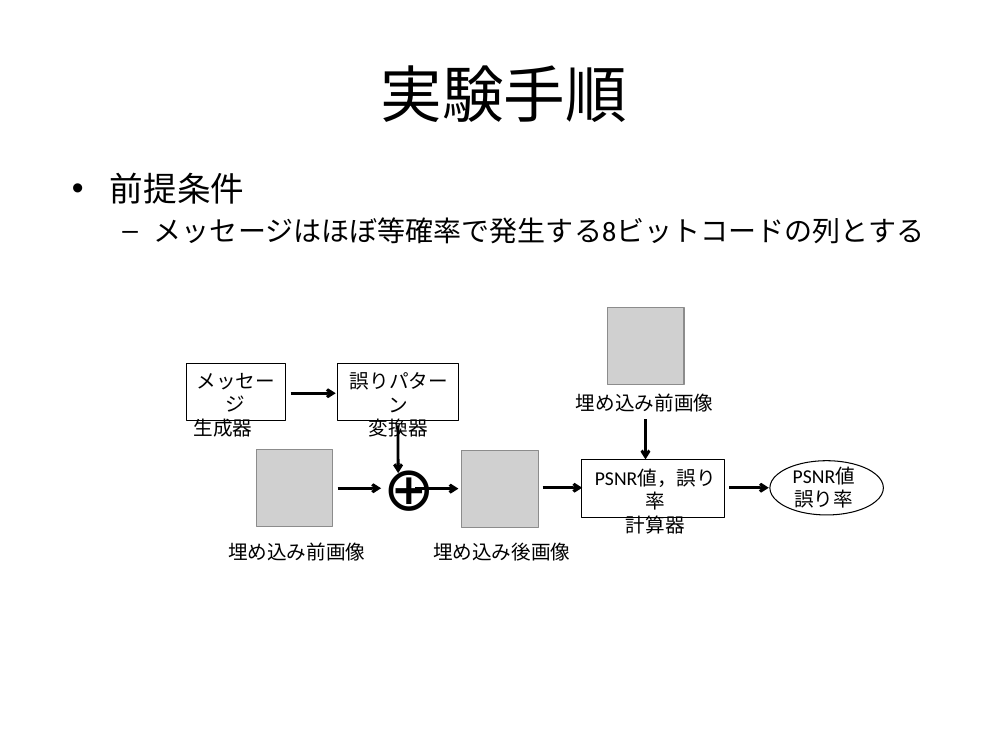
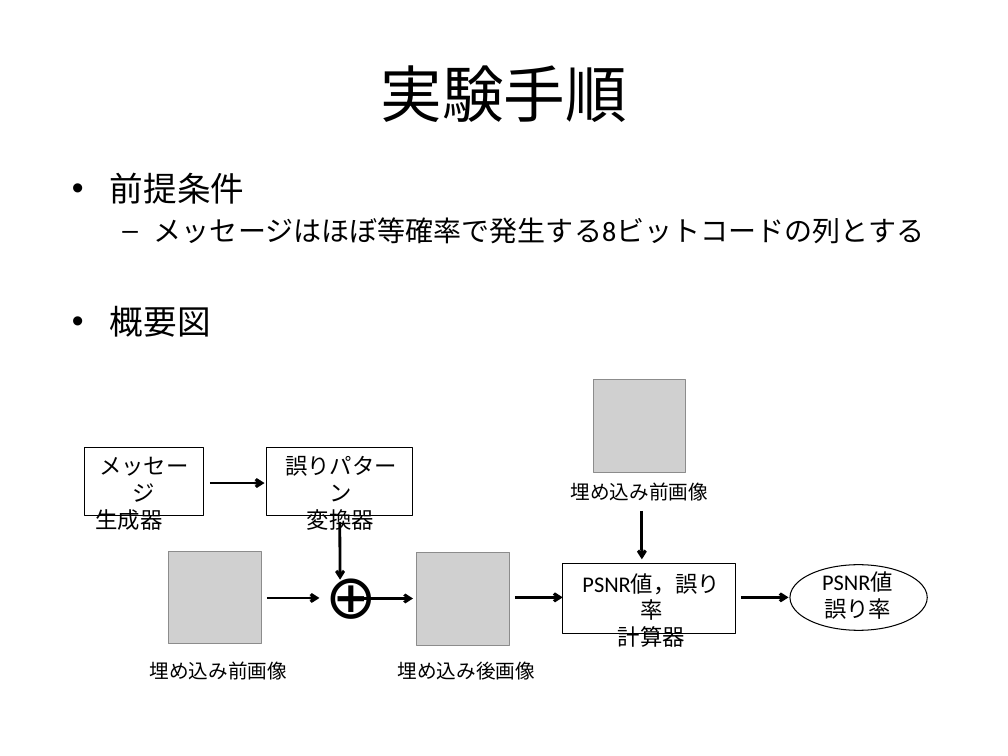
Before and after one commit to sakuna63/TestForCodingWithCostFunction, a slide deck: slide 7 of documents/MidtermReport/slide/j0929.pptx. Drawn at 1008x756 pixels with LibreOffice and Linux fonts; fonts in the diff are those of the drawing; grey boxes stand for pictures; background and template pictures are left out. Boxes give left, top, right and bottom in pixels: in the first picture for what was removed or moved away, otherwise in the second. Text is boxed around its words. In the diff, an @@ line names an element or a change of style, - is before the commit and + after.

```diff
--- a/documents/MidtermReport/slide/j0929.pptx
+++ b/documents/MidtermReport/slide/j0929.pptx
@@ text at (110, 305, 211, 337): paragraph added @@
+• 概要図
@@ picture: place and size @@
-picture at (607, 307, 683, 384)
+picture at (593, 380, 685, 473)
@@ rectangle: place and size @@
-rectangle at (186, 364, 285, 420)
+rectangle at (85, 448, 204, 516)
@@ size 14 to 16 pt in 4 elements at (582, 573, 720, 647), (285, 456, 397, 534), (822, 571, 893, 619), (95, 456, 188, 530) @@
@@ text "メッセージ": place and size @@
-text "メッセージ" at (194, 373, 275, 437)
+text "メッセージ" at (95, 456, 188, 530)
@@ rectangle: place and size @@
-rectangle at (338, 364, 459, 420)
+rectangle at (267, 448, 413, 516)
@@ text "誤りパターン": place and size @@
-text "誤りパターン" at (350, 372, 448, 441)
+text "誤りパターン" at (285, 456, 397, 534)
@@ text "埋め込み前画像": place and size @@
-text "埋め込み前画像" at (576, 393, 713, 412)
+text "埋め込み前画像" at (571, 482, 708, 501)
@@ arrow moved from (290, 393) - (336, 393) to (210, 483) - (264, 483) @@
@@ arrow moved from (398, 425) - (398, 473) to (340, 522) - (340, 580) @@
@@ arrow moved from (645, 419) - (645, 460) to (642, 511) - (642, 559) @@
@@ picture: place and size @@
-picture at (256, 450, 333, 526)
+picture at (168, 551, 261, 644)
@@ text "⊕" rewrapped from (373, 444, 424, 528) to (316, 551, 378, 654) @@
@@ picture: place and size @@
-picture at (462, 451, 538, 527)
+picture at (417, 552, 510, 645)
@@ rectangle: place and size @@
-rectangle at (582, 460, 725, 517)
+rectangle at (562, 563, 736, 633)
@@ text "PSNR値，誤り率": place and size @@
-text "PSNR値，誤り率" at (595, 469, 716, 534)
+text "PSNR値，誤り率" at (582, 573, 720, 647)
@@ ellipse: place and size @@
-ellipse at (770, 461, 884, 515)
+ellipse at (790, 564, 927, 630)
@@ text "PSNR値": place and size @@
-text "PSNR値" at (793, 467, 855, 512)
+text "PSNR値" at (822, 571, 893, 619)
@@ arrow moved from (338, 488) - (381, 488) to (267, 598) - (320, 598) @@
@@ arrow moved from (415, 489) - (459, 489) to (361, 599) - (413, 599) @@
@@ arrow moved from (542, 488) - (583, 488) to (515, 598) - (562, 598) @@
@@ arrow moved from (730, 488) - (769, 488) to (741, 598) - (788, 598) @@
@@ alignment left to centre in 3 elements at (571, 482, 708, 501), (398, 661, 535, 680), (150, 661, 287, 680) @@
@@ text "埋め込み前画像": place and size @@
-text "埋め込み前画像" at (228, 542, 365, 561)
+text "埋め込み前画像" at (150, 661, 287, 680)
@@ text "埋め込み後画像": place and size @@
-text "埋め込み後画像" at (433, 542, 570, 561)
+text "埋め込み後画像" at (398, 661, 535, 680)
```
Also in this commit, not shown: 5 other slides changed, 3 slides added, 4 slides removed.
